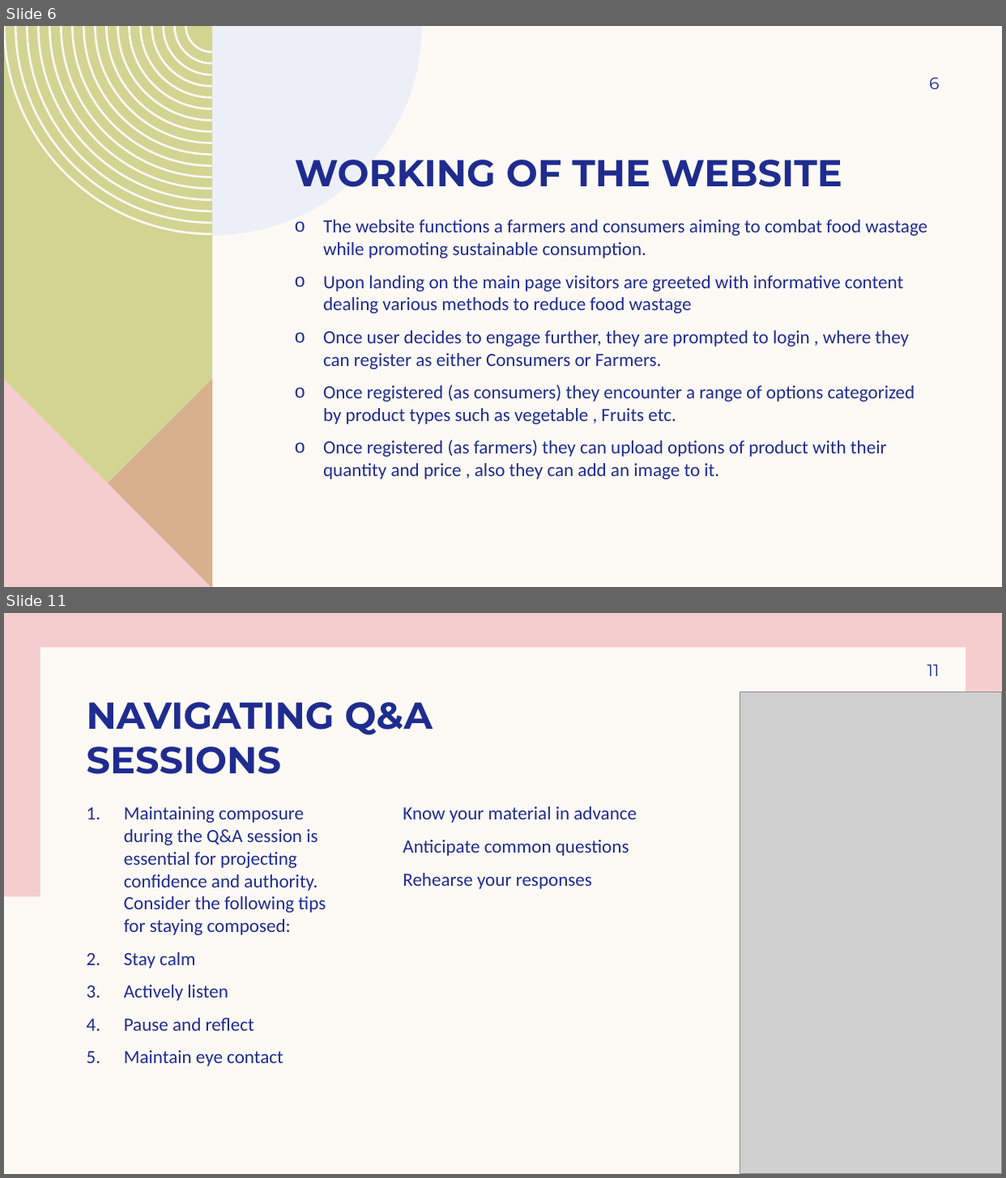
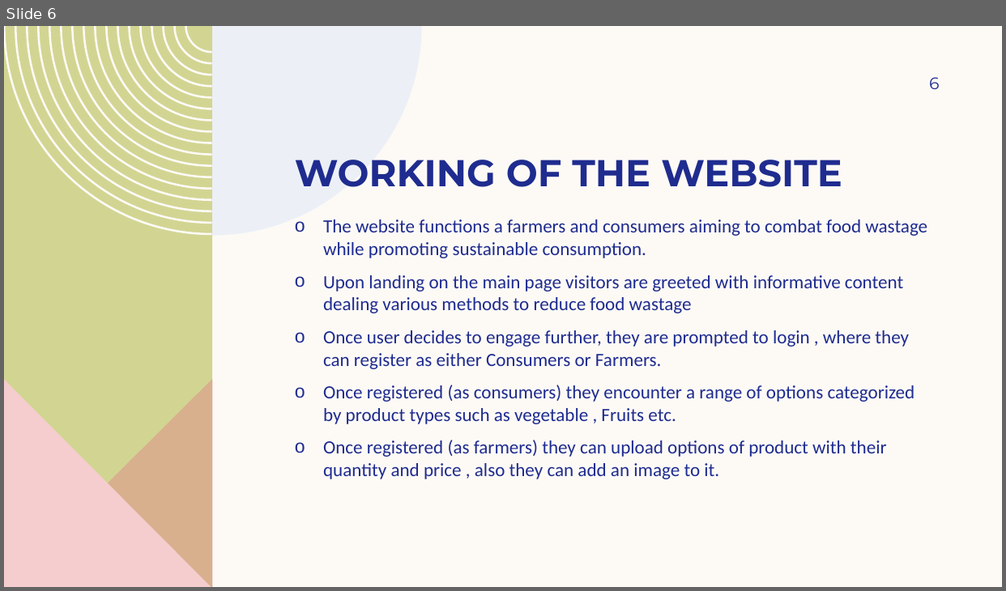
Before and after one commit to srr17/HackathonACMNEXUS, a slide deck: CROP LINK.pptx. Shown one above the other, each under a label of ours: slides 6 and 11 before the commit, slide 6 after it; the slides between them are not shown. The pictures are 1006x1178 and 1006x591 pixels, drawn with LibreOffice and Linux fonts; fonts in the diff are those of the drawing; grey boxes stand for pictures. Boxes give left, top, right and bottom in pixels: in the first picture for what was removed or moved away, otherwise in the second. Text is boxed around its words. In the diff, an @@ line names an element or a change of style, - is before the commit and + after.

```diff
--- a/CROP LINK.pptx
+++ b/CROP LINK.pptx
@@ slide 11 removed at (4,613,1002,1174), background #FDFAF6 @@
@@ rectangle removed at (4,613,1002,897) @@
@@ rectangle removed at (40,648,965,1141) @@
@@ page number removed at (927,664,940,676) @@
-11
@@ title removed at (87,702,432,774) @@
-NAVIGATING Q&A
-SESSIONS
@@ picture removed at (740,692,1002,1174) @@
@@ text removed at (124,807,326,1067) @@
-1. Maintaining composure during the Q&A session is essential for projecting confidence and authority. Consider the following tips for staying composed:
-2. Stay calm
-3. Actively listen
-4. Pause and reflect
-5. Maintain eye contact
@@ text removed at (403,807,637,889) @@
-Know your material in advance
-Anticipate common questions
-Rehearse your responses
@@ freeform shape removed at (769,940,1002,1174) @@
@@ freeform shape removed at (841,1012,1002,1174) @@
@@ freeform shape removed at (920,1092,1002,1174) @@
```
Also in this commit, not shown: 4 slides changed, 9 slides added, 5 other slides removed.
